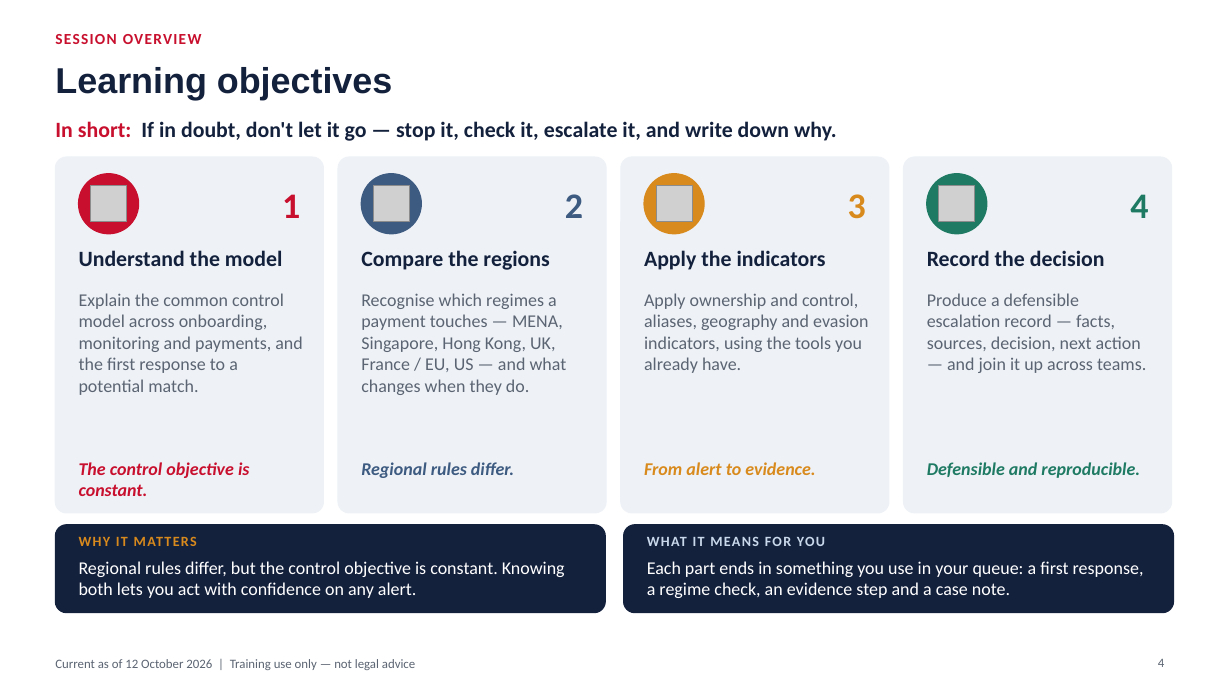
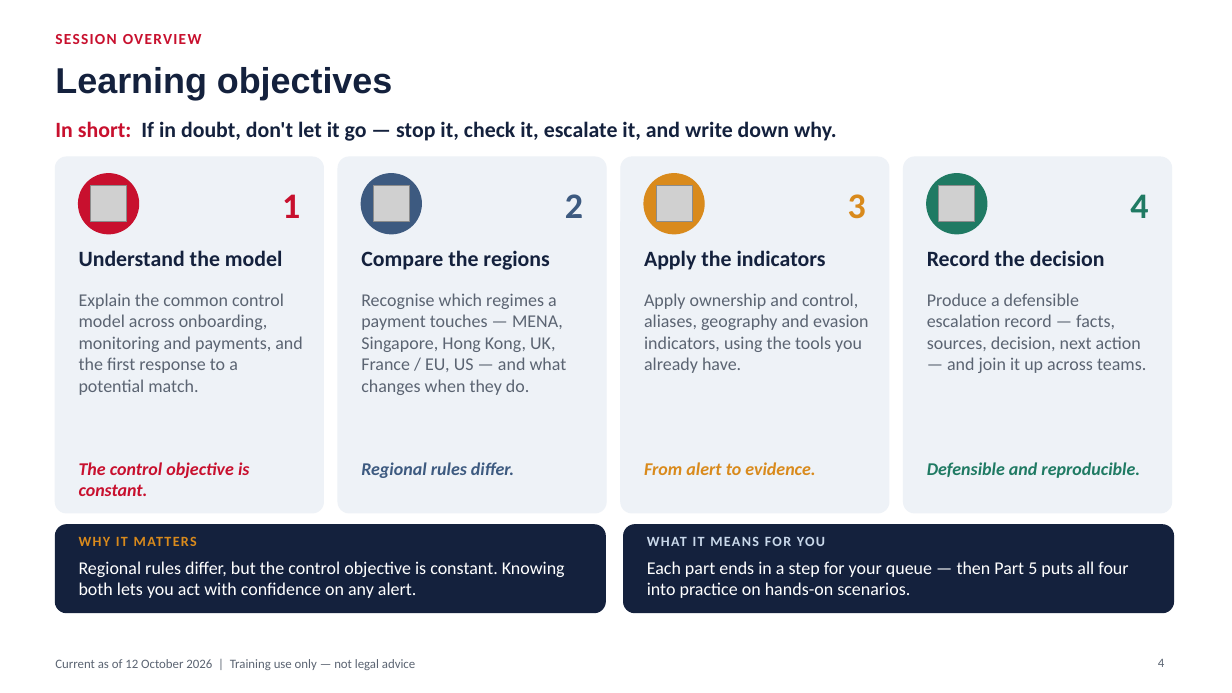
Before and after one commit to danielslonim-art/Screening, a slide deck: slide 4 of training/sanctions-in-practice-2026-10/sanctions-in-practice-analyst-edition.pptx. Drawn at 1232x693 pixels with LibreOffice and Linux fonts; fonts in the diff are those of the drawing; grey boxes stand for pictures; background and template pictures are left out. Boxes give left, top, right and bottom in pixels: in the first picture for what was removed or moved away, otherwise in the second. Text is boxed around its words. In the diff, an @@ line names an element or a change of style, - is before the commit and + after.

```diff
--- a/training/sanctions-in-practice-2026-10/sanctions-in-practice-analyst-edition.pptx
+++ b/training/sanctions-in-practice-2026-10/sanctions-in-practice-analyst-edition.pptx
@@ text at (x1=647, y1=561, x2=1128, y2=598): text changed @@
-Each part ends in something you use in your queue: a first response, a regime check, an evidence step and a case note.
+Each part ends in a step for your queue — then Part 5 puts all four into practice on hands-on scenarios.
```
Also in this commit, not shown: 10 other slides changed, 3 slides added, 1 other file.
